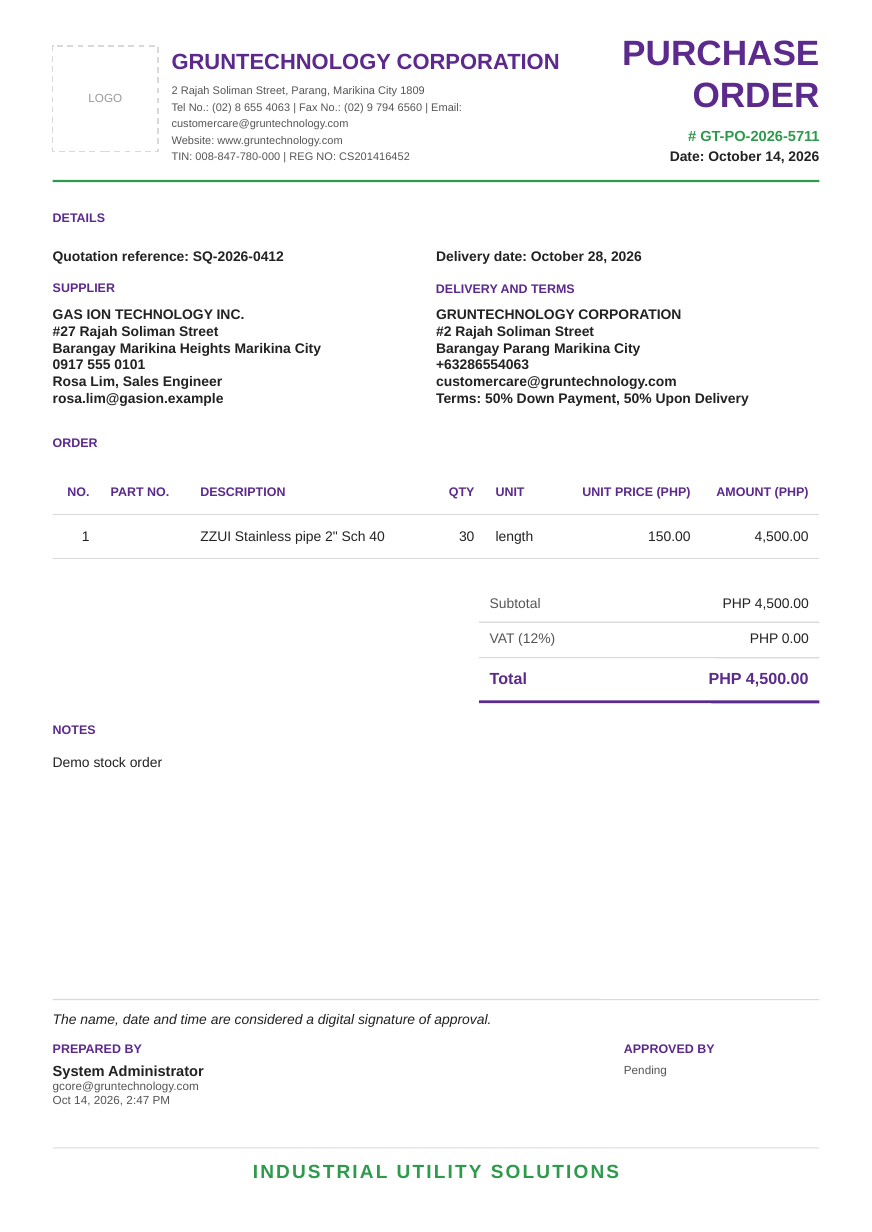
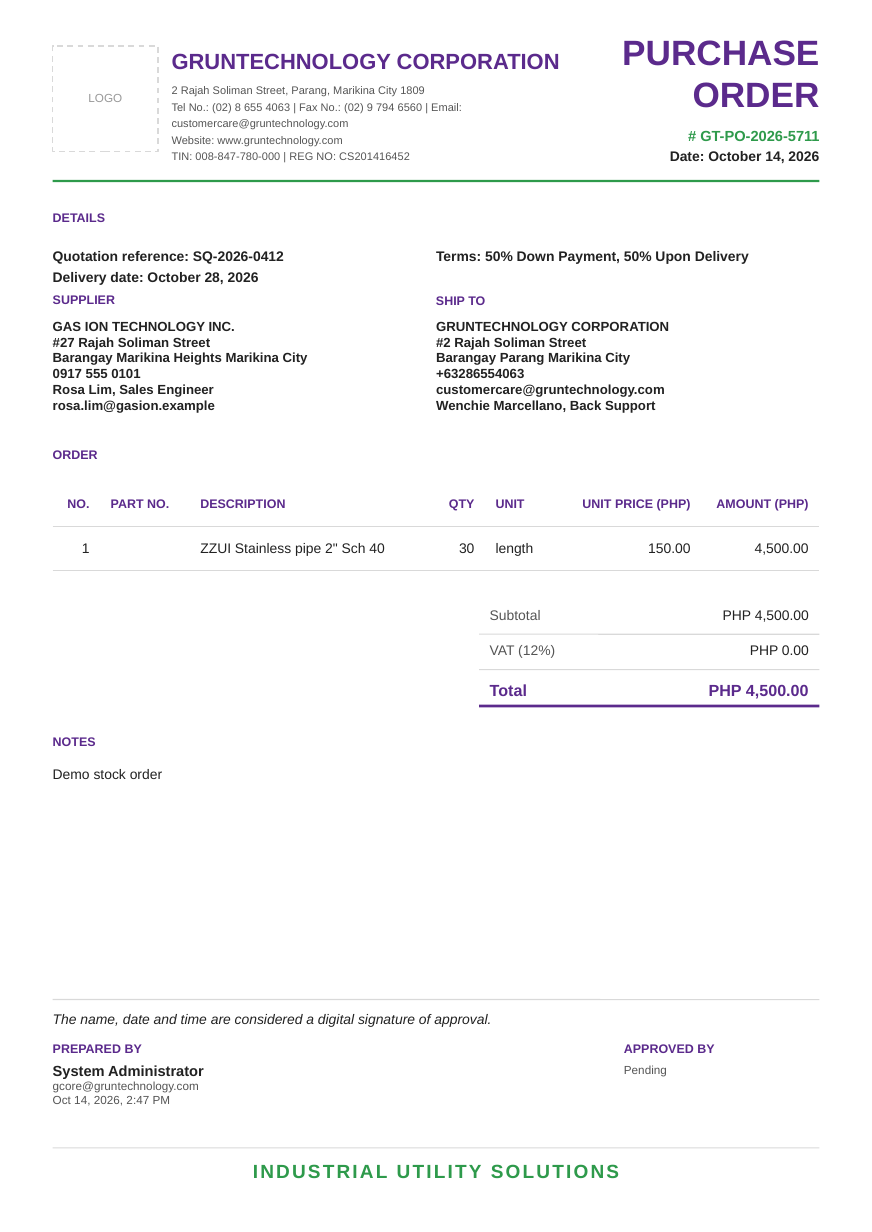
Before and after one commit to russel0216/APP-GCORE-GRUNTECH, a slide deck: slide 1 of docs/mockups/purchase-order-layout.pptx. Drawn at 872x1232 pixels with LibreOffice and Linux fonts; fonts in the diff are those of the drawing. Boxes give left, top, right and bottom in pixels: in the first picture for what was removed or moved away, otherwise in the second. Text is boxed around its words. In the diff, an @@ line names an element or a change of style, - is before the commit and + after.

```diff
--- a/docs/mockups/purchase-order-layout.pptx
+++ b/docs/mockups/purchase-order-layout.pptx
@@ text at <box>53,251,284,285</box>: text changed @@
-Quotation reference: SQ-2026-0412
+Quotation reference: SQ-2026-0412
+Delivery date: October 28, 2026
@@ text at <box>436,251,749,264</box>: text changed @@
-Delivery date: October 28, 2026
+Terms: 50% Down Payment, 50% Upon Delivery
@@ text at <box>436,296,485,305</box>: text changed @@
-DELIVERY AND TERMS
+SHIP TO
@@ text "GAS ION TECHNOLOGY INC. #27 ..." at <box>53,321,308,413</box>: size 9.5 to 9 pt @@
@@ text at <box>436,321,669,413</box>: text changed; size 9.5 to 9 pt @@
-GRUNTECHNOLOGY CORPORATION
-#2 Rajah Soliman Street
-Barangay Parang Marikina City
-+63286554063
-customercare@gruntechnology.com
-Terms: 50% Down Payment, 50% Upon Delivery
+GRUNTECHNOLOGY CORPORATION
+#2 Rajah Soliman Street
+Barangay Parang Marikina City
++63286554063
+customercare@gruntechnology.com
+Wenchie Marcellano, Back Support
@@ line moved from (480, 622) - (819, 622) to (480, 635) - (819, 635) @@
@@ 11 texts, 1 table, 1 line: place and size @@
-11 texts, 1 table, 1 line at <box>53,283,819,767</box>
+11 texts, 1 table, 1 line at <box>53,295,819,779</box>
@@ line moved from (480, 702) - (819, 702) to (480, 706) - (819, 706) @@
```
Also in this commit, not shown: 5 other files.
